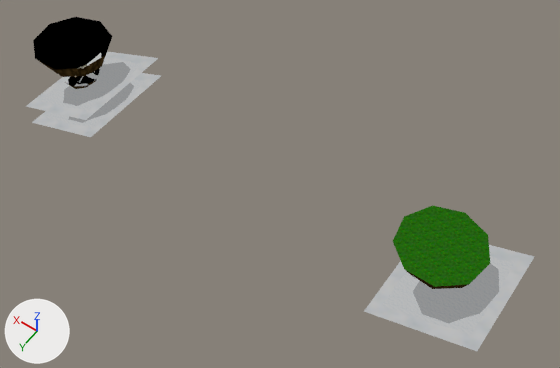
Before and after pictures for a commit that changed the Blender file models/bowsersfuckingflyingfortress.blend.
Before and after are seen from a camera (50 mm lens) standing at (-597.0, 431.0, 687.0) and looking at (-282.0, -11.0, -7.0). The axes (+X, +Y, +Z) are drawn at lower left. The lights are the same throughout.

In view in the first picture: 'nocol.001', 'nocol.002', 'nocol.003'.
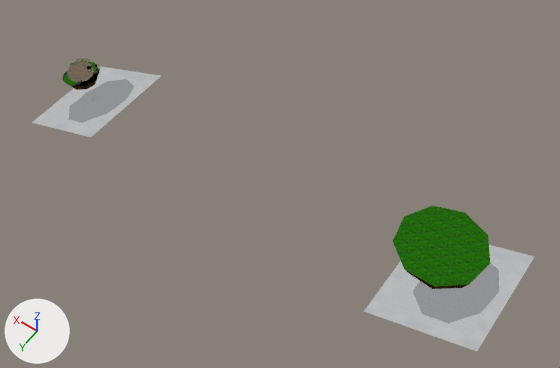
Diff of the bpy script that builds the scene:
```diff
--- a/models/bowsersfuckingflyingfortress.blend.py
+++ b/models/bowsersfuckingflyingfortress.blend.py
@@ img_z_midori_png @@
+img_z_midori_png = load_image('z_midori.png', '_unpacked/z_midori.png', 32, 32, 'sRGB')
@@ img_stone_2_png_001 @@
+img_stone_2_png_001 = load_image('stone_2.png.001', '_unpacked/stone_2.png', 64, 64, 'sRGB')
@@ img_xx_62_png @@
+img_xx_62_png = load_image('xx-62.png', '_unpacked/xx-62.png', 32, 32, 'sRGB')
@@ mat_grass @@
+mat_grass = bpy.data.materials.new('grass')
+# colours: white #ffffff, grey #bcbcbc
+# uses the picture img_z_midori_png
@@ mat_invis @@
+mat_invis = bpy.data.materials.new('invis')
+# nodes: Group, Math, OutputMaterial, Value
+# colours: white #ffffff
@@ mat_stonemount @@
+mat_stonemount = bpy.data.materials.new('stonemount')
+# colours: white #ffffff, grey #bcbcbc
+# uses the picture img_stone_2_png_001
@@ mat_rail @@
+mat_rail = bpy.data.materials.new('rail')
+# colours: white #ffffff, grey #bcbcbc
+# uses the picture img_xx_62_png
@@ me_plane_010 @@
+me_plane_010.from_pydata(...)  # 266 vertices, 197 faces, 2 loose edges; spans x 0.0..41.1, y -24.4..-0.4, z 5.7..20.7
+me_plane_010.materials.append(mat_snow_002)
+me_plane_010.materials.append(mat_grass)
+me_plane_010.materials.append(mat_fortress_003)
+me_plane_010.materials.append(mat_fortressfloor)
+me_plane_010.materials.append(mat_hedge)
+me_plane_010.materials.append(mat_wall)
+me_plane_010.materials.append(mat_stonemount)
+me_plane_010.materials.append(mat_invis)
+me_plane_010.materials.append(mat_rail)
@@ ob_nocol_002 @@
 ob_nocol_002.location = (0.0, 0.0, 0.0)
+ob_nocol_002.hide_set(True)
@@ ob_op_002 @@
 ob_op_002.location = (0.0, 0.0, 0.0)
-ob_op_002.hide_set(True)
@@ ob_op_004 @@
+ob_op_004 = bpy.data.objects.new('op.004', me_plane_010)
+ob_op_004.parent = ob_e
+ob_op_004.matrix_parent_inverse = Matrix(((1.0, 0.0, 0.0, 0.0), (0.0, 1.0, 0.0, 0.0), (0.0, 0.0, 1.0, 0.0), (0.0, 0.0, 0.0, 1.0)))
+ob_op_004.location = (0.0, 0.0, 0.0)
@@ ob_e @@
+ob_e = bpy.data.objects.new('e', None)
+ob_e.parent = ob_1
+ob_e.location = (0.0, 0.0, 0.0)
```

What differs and where, as boxes [x1, y1, x2, y2] in the pictures (560 x 368 px):
'nocol.002', hidden
    before: [26, 17, 158, 120]
'op.002', shown
    after: [63, 63, 90, 86]
'op.004', added
    after: [70, 58, 100, 78]
